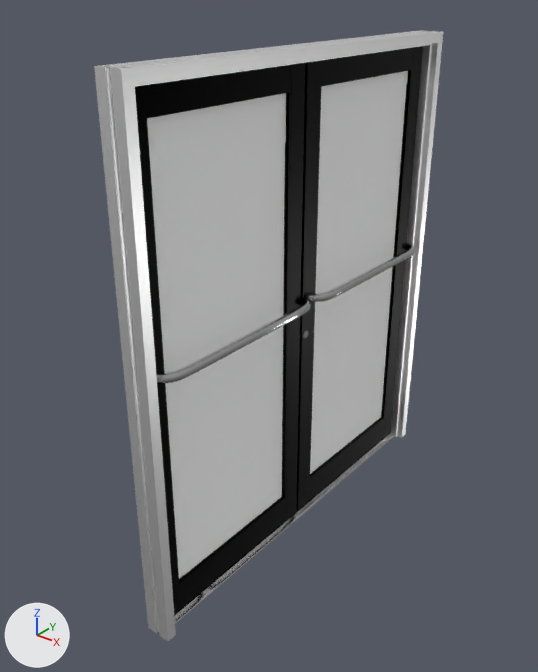
Renders of the glTF model D350 Pairs/Framed_D350_Pair_Animated_BK.glb from each side of a commit.
One viewpoint serves both versions: a 50 mm camera at (1.73, -3.34, 2.41) aimed at (-0.1, -1.06, 1.0). Lighting does not change. The marker at lower left points along +X, +Y and +Z. Where no turn or scale is listed for an object, it has been applied to the vertices.

In view in the first picture: '0_curve_.006', '0_curve_.009', 'Cube.010', 'D350', 'D350.001', 'NurbsPath.002', 'PROFILE_curve_.008', 'PROFILE_curve_.014', 'PROFILE_curve_.016', 'PROFILE_curve_.018', 'PROFILE_curve_.019', 'PROFILE_curve_.023', 'PROFILE_curve_.061', 'PROFILE_curve_.062', 'PROFILE_curve_.063'.
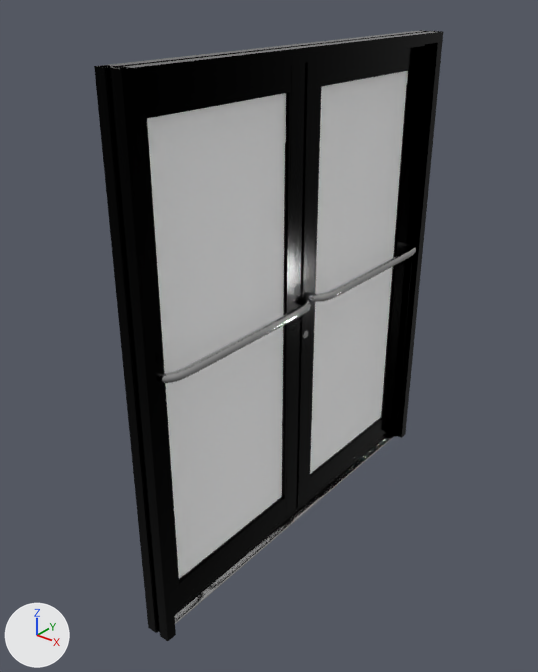
Changed parts and their boxes [x1, y1, x2, y2] in the pictures (538 x 672 px):
```json
{"object": "D350.001", "change": "surface changed", "before": [135, 63, 305, 614], "after": [135, 63, 305, 614]}
{"object": "PROFILE_curve_.018", "change": "recoloured, surface changed", "before": [97, 66, 166, 640], "after": [97, 66, 166, 640], "on screen": "white to black"}
{"object": "PROFILE_curve_.019", "change": "recoloured, surface changed", "before": [94, 65, 176, 641], "after": [94, 65, 176, 641], "on screen": "white to black"}
{"object": "PROFILE_curve_.063", "change": "surface changed", "before": [296, 60, 322, 510], "after": [296, 60, 322, 510]}
{"object": "PROFILE_curve_.008", "change": "recoloured, surface changed", "before": [110, 31, 439, 84], "after": [110, 31, 439, 84], "on screen": "white to black"}
{"object": "D350", "change": "surface changed", "before": [382, 46, 423, 439], "after": [382, 46, 423, 439]}
{"object": "PROFILE_curve_.023", "change": "recoloured, surface changed", "before": [397, 30, 443, 438], "after": [397, 30, 443, 438], "on screen": "white to black"}
{"object": "0_curve_.009", "change": "recoloured, surface changed", "before": [390, 43, 432, 437], "after": [390, 43, 432, 437], "on screen": "white to black"}
{"object": "PROFILE_curve_.061", "change": "surface changed", "before": [322, 48, 413, 71], "after": [322, 48, 413, 71]}
{"object": "PROFILE_curve_.014", "change": "recoloured, surface changed", "before": [112, 31, 431, 67], "after": [112, 31, 431, 67]}
{"object": "0_curve_.006", "change": "recoloured, surface changed", "before": [135, 44, 430, 87], "after": [135, 44, 430, 87], "on screen": "white to black"}
```

Scene script edits in JSON lines:
```json
{"op": "set", "path": "mat_finish_003.base_color", "old": "(1.0, 1.0, 1.0)", "new": "(0.0, 0.0, 0.0)", "note": "white #ffffff -> black #000000"}
{"op": "set", "path": "mat_finish_003.roughness", "old": "0.4", "new": "0.1"}
{"op": "set", "path": "mat_finish_001.roughness", "old": "0.4", "new": "0.1"}
```
